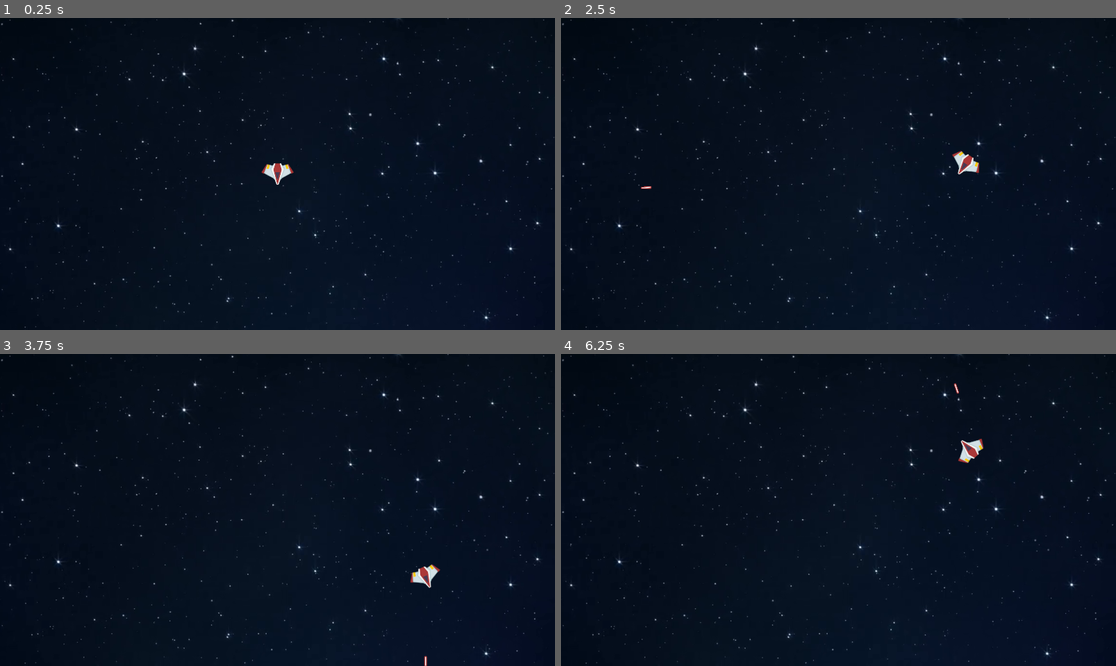
Above: before the commit, frames 1-4 (two rows, left to right).
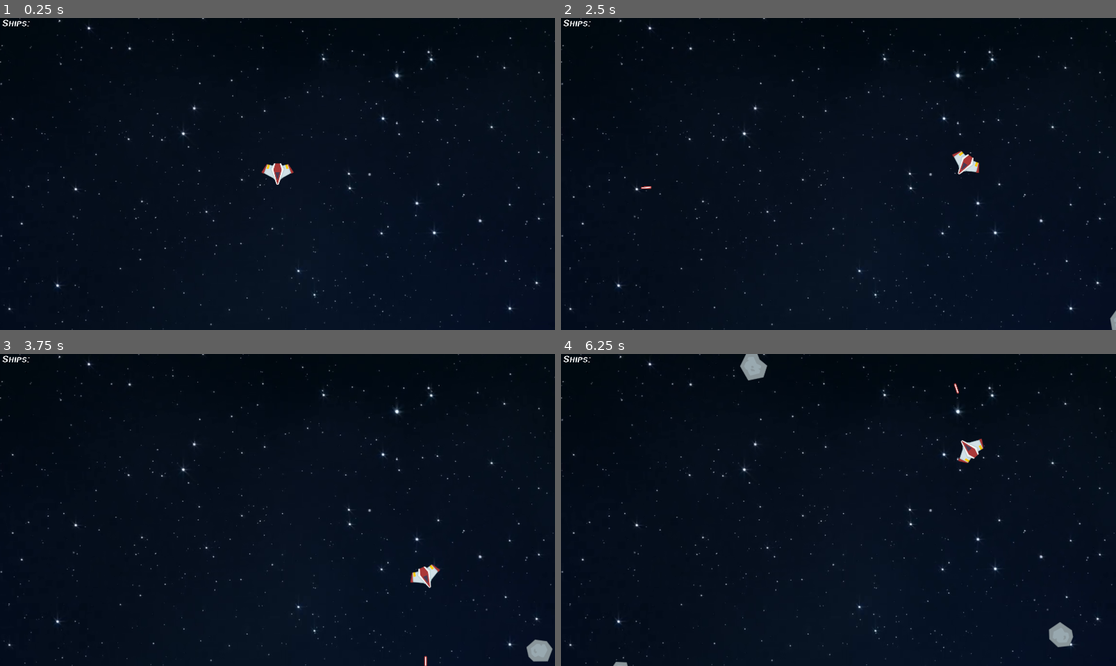
Above: after the commit, the same moments.

Repository: TheScogg/GodotAsteroids
Game: Godot game, scene res://Scenes/Main.tscn
Two runs of this game, one before a commit and one after it. Both use one fixed random seed, a clock stepped at 60 frames per second and the inputs below.
Inputs:
- Up to frame 1 (0.25 s): no input
- Up to frame 2 (2.5 s): tap Enter at 0.5 s; hold Right (ui_right) 0.53-1.28 s; tap Space (ui_select) at 0.77, 1.52 s; hold Down (ui_down) 1.28-2.03 s; hold Right (ui_right) from 2.03 s (still down)
- Up to frame 3 (3.75 s): release Right (ui_right) at 2.78 s; hold Up (ui_up) 2.78-3.53 s; tap Space (ui_select) at 3.02 s; hold Left (ui_left) from 3.53 s (still down)
- Up to frame 4 (6.25 s): tap Space (ui_select) at 3.77, 4.52, 6.02 s; release Left (ui_left) at 5.03 s; hold Down (ui_down) 5.03-5.78 s; hold Right (ui_right) from 5.78 s (still down)

The runs differ from the first frame. In frame 1, 1.4% of the frame differs, in the area x 0-100%, y 0-100%; in frame 2, 1.4%; in frame 3, 1.6%; in frame 4, 2.0%.
Error before the commit: Attempt to call function 'get_child' in base 'null instance' on a null instance. (res://Scenes/anAsteroid.gd:20)

Commit message:
bullet explosion animations and signals

Diff:
--- a/Scenes/AsteroidSpawn - Copy.gd
+++ b/Scenes/AsteroidSpawn - Copy.gd
@@ -39,7 +39,7 @@
 		asteroid.connect("body_entered", asteroid, "_body_entered")
 		asteroid.connect("makeMedium", self, "_make_medium")
 		asteroid.connect("makeSmall", self, "_make_small")
-		asteroid.connect("playerHit", player, "_player_hit")
+#		asteroid.connect("playerHit", player, "_player_hit")
 
 		#A) Add asteroid to follow path and follow path to path2D to bring asteroids in from outside the screen
 		if (size == "Big"):
--- a/Scenes/AsteroidSpawn.gd
+++ b/Scenes/AsteroidSpawn.gd
@@ -1,8 +1,9 @@
 extends Node2D
 
-var scn_asteroids = preload("res://Scenes/Asteroids.tscn")
+var scn_asteroids = preload("res://Scenes/Asteroids.tscn") #Asteroids.gd
 var anAsteroidCode = preload("res://Scenes/anAsteroid.gd")
-var player = preload("res://Scenes/Player.tscn")
+#var player = preload("res://Scenes/Player.tscn")
+#var main = preload("res://Scenes/Main.tscn")
 var asteroid
 
 #var scn_explosion = preload("res://Scenes/Explosion.tscn")
@@ -16,19 +17,15 @@
 
 
 func _ready():
-	player = player.instance()
-	#AsteroidSpawn
-
 	set_process(true)
 
 func _process(delta):
 	pass
 
+func create(size, asteroidPos, howMany):
 
-func create(size, asteroidPos, howMany):
-	print (asteroidPos)
 	for i in range(howMany):
-		asteroid = scn_asteroids.instance()
+		asteroid = scn_asteroids.instance() #Asteroids.gd
 		asteroid = asteroid.spawnAsteroid(size)
 
 		asteroid.global_position = asteroidPos
@@ -36,10 +33,10 @@
 
 
 		#Signal Lists
-		asteroid.connect("body_entered", asteroid, "_body_entered")
+
 		asteroid.connect("makeMedium", self, "_make_medium")
 		asteroid.connect("makeSmall", self, "_make_small")
-		asteroid.connect("playerHit", player, "_player_hit")
+#		asteroid.connect("playerHit", player, "_player_hit")
 
 		#A) Add asteroid to follow path and follow path to path2D to bring asteroids in from outside the screen
 		if (size == "Big"):
@@ -55,6 +52,9 @@
 
 
 
+
+
+
 func _make_big(asteroidPos):
 	create("Big", asteroidPos, 1)
 
@@ -66,7 +66,7 @@
 
 #Create asteroid path and Area2d / Sprite subnodes every time TimerAsteroid expires
 func _on_TimerAsteroid_timeout():
-	print ("Total Asteroids Left: ",totalAsteroids)
+
 	if (totalAsteroids > 0):
 		create("Big", Vector2(0,0), 1)
 		totalAsteroids -= 1
--- a/Scenes/AsteroidSpawn.tscn
+++ b/Scenes/AsteroidSpawn.tscn
@@ -4,7 +4,7 @@
 [ext_resource path="res://Scenes/Explosion.tscn" type="PackedScene" id=2]
 [ext_resource path="res://Scenes/Path2D.tscn" type="PackedScene" id=3]
 
-[node name="AsteroidSpawn" type="Node2D" index="0"]
+[node name="AsteroidSpawn" type="Node2D"]
 
 script = ExtResource( 1 )
 
--- a/Scenes/Asteroids.tscn
+++ b/Scenes/Asteroids.tscn
@@ -9,7 +9,7 @@
 [ext_resource path="res://Assets/Space shooter assets (300 assets)/PNG/Meteors/meteorGrey_tiny1.png" type="Texture" id=7]
 [ext_resource path="res://Assets/Space shooter assets (300 assets)/PNG/Meteors/meteorGrey_tiny2.png" type="Texture" id=8]
 
-[node name="Asteroids" type="Node2D"]
+[node name="Asteroids" type="Node2D" index="0"]
 
 script = ExtResource( 1 )
 _sections_unfolded = [ "Z" ]
--- a/Scenes/Bullet.gd
+++ b/Scenes/Bullet.gd
@@ -1,20 +1,32 @@
 extends KinematicBody2D
-
+var bulletHitTex = preload("res://Assets/Space shooter assets (300 assets)/PNG/Lasers/laserRed05.png")
 var motion
 var playerPos
 var playerRot
-
+var xTimer
 export var bulletSpeed = 400
 #onready var player = get_parent()
 
 
 
 func _ready():
-
 	motion = Vector2(-sin(rotation), cos(rotation))
-	set_physics_process(true)
+	print(get_node("Sprite").texture)
+	if (get_node("Sprite").texture == bulletHitTex):
+		set_physics_process(true)
+	else:
+		set_physics_process(false)
+		xTimer = Timer.new()
+		self.add_child(xTimer)
+		xTimer.wait_time = .1
+		xTimer.connect("timeout",self,"_on_timer_timeout")
+		xTimer.start()
+#		emit_signal("timeout")
 
 func _physics_process(delta):
 	position = position + (motion * delta * bulletSpeed)
 	if (position.x < 0 || position.x > get_viewport().get_visible_rect().size.x || position.y < 0 || position.y > get_viewport().get_visible_rect().size.y):
 		queue_free()
+
+func _on_timer_timeout():
+	self.queue_free()
--- a/Scenes/Bullet.tscn
+++ b/Scenes/Bullet.tscn
@@ -9,7 +9,7 @@
 radius = 10.0
 height = 20.0
 
-[node name="Bullet" type="KinematicBody2D"]
+[node name="Bullet" type="KinematicBody2D" index="0"]
 
 input_pickable = false
 collision_layer = 2
@@ -22,6 +22,7 @@
 [node name="Sprite" type="Sprite" parent="." index="0"]
 
 texture = ExtResource( 2 )
+_sections_unfolded = [ "Transform" ]
 
 [node name="CollisionShape2D" type="CollisionShape2D" parent="." index="1"]
 
--- a/Scenes/Main.gd
+++ b/Scenes/Main.gd
@@ -1,60 +1,28 @@
-#extends Node2D
-#
-#var scn_asteroids = preload("res://Scenes/Asteroids.tscn")
-#var asteroid
-#var totalAsteroids = 5
-#var asteroidPath2D
-#var asteroidFollowPath
-#var asteroidDictionary = {}
-#var lives = 5
-#
-#
-#func _ready():
-#	asteroidPath2D = get_node("Path2D")
-#	set_physics_process(true)
-#
-#func _physics_process(delta):
-#	move_asteroids(delta)
-#
-#func collision():
-#	for asteroid in asteroidDictionary:
-#		asteroid = asteroidDictionary[asteroid].get_child(0)
-#
-#
-#func move_asteroids(delta):
-#	for asteroid in asteroidDictionary:
-#		asteroid = asteroidDictionary[asteroid].get_child(0)
-#		asteroid.position += Vector2(1,0)
-#		asteroid.rotation += .5 * delta
-#
-#func set_pos_and_trajectory(asteroid):
-#	asteroid = asteroid[asteroidDictionary.size() - 1]
-#	asteroid.set_unit_offset(randf())
-#	asteroid.rotate(rand_range(PI/4, 3 * PI/4))
-#
-#
-#
-##Create asteroid path and Area2d / Sprite subnodes every time TimerAsteroid expires
-#func _on_TimerAsteroid_timeout():
-#	randomize()
-#	if (totalAsteroids > 0):
-#		asteroid = scn_asteroids.instance()
-#		asteroid = asteroid.spawnAsteroid("Big")
-#		asteroid.connect("body_entered", self, "_on_asteroid_player_collide")
-#		asteroid.position = Vector2(0,0)
-#
-#		asteroidFollowPath = PathFollow2D.new()
-#		asteroidFollowPath.set_name("AsteroidPath" + str(asteroidDictionary.size()))
-#		asteroidFollowPath.add_child(asteroid)
-#
-#		$Path2D.add_child(asteroidFollowPath)
-#		asteroidDictionary[asteroidDictionary.size()] = asteroidFollowPath
-#
-#		set_pos_and_trajectory(asteroidDictionary)
-#
-#	totalAsteroids -= 1
-#
-#
-#func _on_asteroid_player_collide( body ):
-#	lives -= 1
-#	$CanvasLayer/Control/RichTextLabel.set_text(str(lives))
+extends Node2D
+
+var LivesLabel
+
+var damageDict = {}
+var lives = 8
+var damage
+
+func _ready():
+	LivesLabel = get_node("CanvasLayer/Control/LivesLabel")
+
+	set_physics_process(true)
+
+
+func _physics_process(delta):
+	pass
+
+
+func _player_hit(size):
+	if (size == "Big"):
+		damage = 1
+	if (size == "Medium"):
+		damage = .5
+	if (size == "Small"):
+		damage = .25
+
+	LivesLabel.text = String(lives)
+	lives = lives - damage
--- a/Scenes/Main.tscn
+++ b/Scenes/Main.tscn
@@ -1,12 +1,23 @@
-[gd_scene load_steps=4 format=2]
+[gd_scene load_steps=7 format=2]
 
-[ext_resource path="res://Assets/moving-through-stars-in-space_-1zccenlb__F0000.png" type="Texture" id=1]
-[ext_resource path="res://Scenes/AsteroidSpawn.tscn" type="PackedScene" id=2]
-[ext_resource path="res://Scenes/Player.tscn" type="PackedScene" id=3]
+[ext_resource path="res://Scenes/Main.gd" type="Script" id=1]
+[ext_resource path="res://Assets/moving-through-stars-in-space_-1zccenlb__F0000.png" type="Texture" id=2]
+[ext_resource path="res://Assets/Fonts/SF Atarian System Extended Italic.ttf" type="DynamicFontData" id=3]
+[ext_resource path="res://Scenes/AsteroidSpawn.tscn" type="PackedScene" id=4]
+[ext_resource path="res://Scenes/Player.tscn" type="PackedScene" id=5]
+
+[sub_resource type="DynamicFont" id=1]
+
+size = 33
+use_mipmaps = false
+use_filter = false
+font_data = ExtResource( 3 )
+_sections_unfolded = [ "Extra Spacing", "Font", "Settings" ]
 
 [node name="Main" type="Node2D"]
 
 z = 1
+script = ExtResource( 1 )
 _sections_unfolded = [ "Visibility", "Z" ]
 
 [node name="CanvasLayer" type="CanvasLayer" parent="." index="0"]
@@ -18,9 +29,9 @@
 
 [node name="spacebg_01" type="Sprite" parent="CanvasLayer" index="0"]
 
-position = Vector2( 1051.74, 569.512 )
+position = Vector2( 1049.02, 776.289 )
 scale = Vector2( 1.66814, 1.66814 )
-texture = ExtResource( 1 )
+texture = ExtResource( 2 )
 region_rect = Rect2( 0, 0, 256, 256 )
 _sections_unfolded = [ "Animation", "Offset", "Region", "Transform" ]
 
@@ -35,32 +46,50 @@
 size_flags_horizontal = 1
 size_flags_vertical = 1
 
-[node name="RichTextLabel" type="RichTextLabel" parent="CanvasLayer/Control" index="0"]
+[node name="LivesLabel" type="Label" parent="CanvasLayer/Control" index="0"]
 
 anchor_left = 0.0
 anchor_top = 0.0
 anchor_right = 0.0
 anchor_bottom = 0.0
-margin_right = 197.0
-margin_bottom = 172.0
+margin_left = 8.0
+margin_top = 11.0
+margin_right = 103.0
+margin_bottom = 31.0
 rect_pivot_offset = Vector2( 0, 0 )
-rect_clip_content = true
-hint_tooltip = "Lives:"
-mouse_filter = 0
+mouse_filter = 2
+size_flags_horizontal = 1
+size_flags_vertical = 4
+custom_fonts/font = SubResource( 1 )
+text = "Ships:"
+percent_visible = 1.0
+lines_skipped = 0
+max_lines_visible = -1
+_sections_unfolded = [ "custom_fonts" ]
+
+[node name="LivesContainer" type="HBoxContainer" parent="CanvasLayer/Control" index="1"]
+
+anchor_left = 0.0
+anchor_top = 0.0
+anchor_right = 0.0
+anchor_bottom = 0.0
+margin_left = 128.0
+margin_right = 290.0
+margin_bottom = 57.0
+rect_pivot_offset = Vector2( 0, 0 )
+mouse_filter = 1
 size_flags_horizontal = 1
 size_flags_vertical = 1
-custom_colors/default_color = Color( 1, 1, 1, 1 )
-bbcode_enabled = false
-bbcode_text = ""
-visible_characters = -1
-percent_visible = 1.0
-override_selected_font_color = false
-_sections_unfolded = [ "BBCode", "Focus", "Grow Direction", "Hint", "Margin", "Mouse", "Rect", "Size Flags", "Theme", "Visibility", "custom_colors", "custom_fonts", "custom_styles" ]
+alignment = 0
+_sections_unfolded = [ "Anchor", "Hint", "Margin", "Rect" ]
 
-[node name="AsteroidSpawn" parent="." index="1" instance=ExtResource( 2 )]
+[node name="AsteroidSpawn" parent="." index="1" instance=ExtResource( 4 )]
 
-[node name="Player" parent="." index="2" instance=ExtResource( 3 )]
+editor/display_folded = true
 
+[node name="Player" parent="." index="2" instance=ExtResource( 5 )]
+
+editor/display_folded = true
 z = 1
 
 
--- a/Scenes/Menu.tscn
+++ b/Scenes/Menu.tscn
@@ -1,6 +1,6 @@
 [gd_scene format=2]
 
-[node name="Menu" type="Node2D" index="0"]
+[node name="Menu" type="Node2D"]
 
 [node name="Control" type="Control" parent="." index="0"]
 
@@ -16,18 +16,36 @@
 size_flags_vertical = 1
 _sections_unfolded = [ "Anchor", "Margin" ]
 
-[node name="Label" type="Label" parent="Control" index="0"]
+[node name="Panel" type="Panel" parent="Control" index="0"]
+
+visible = false
+anchor_left = 0.0
+anchor_top = 0.0
+anchor_right = 0.0
+anchor_bottom = 0.0
+margin_right = 137.0
+margin_bottom = 104.0
+rect_pivot_offset = Vector2( 0, 0 )
+mouse_filter = 0
+size_flags_horizontal = 1
+size_flags_vertical = 1
+
+[node name="Label" type="Label" parent="Control" index="1"]
 
 anchor_left = 0.0
 anchor_top = 0.0
 anchor_right = 0.0
 anchor_bottom = 0.0
-margin_right = 40.0
-margin_bottom = 14.0
+margin_right = 43.0
+margin_bottom = 19.0
 rect_pivot_offset = Vector2( 0, 0 )
 mouse_filter = 2
 size_flags_horizontal = 1
 size_flags_vertical = 4
+custom_colors/font_color = Color( 1, 1, 1, 1 )
+custom_colors/font_color_shadow = Color( 0, 0, 0, 1 )
+text = "Lives"
 percent_visible = 1.0
 lines_skipped = 0
 max_lines_visible = -1
+_sections_unfolded = [ "Anchor", "Grow Direction", "Theme", "custom_colors", "custom_fonts", "custom_styles" ]
--- a/Scenes/Player.gd
+++ b/Scenes/Player.gd
@@ -9,18 +9,23 @@
 var direction
 var velocity
 var canShoot = true
-var lives = 3
-var asteroid
-var engineSprites = []
-var bullet
-onready var bullets = preload("res://Scenes/Bullet.tscn")
-
-func _ready():
+var lives = 50
 
 
 
 
+var engineSprites = []
+var bullet
+onready var bullets = preload("res://Scenes/Bullet.tscn")
+onready var asteroid = preload("res://Scenes/Asteroids.tscn")
+onready var shieldAnimation = get_node("Shield/AnimationShield")
+var hit = false;
 
+func _ready():
+	#/root/Main/AsteroidSpawn/Path2D/@AsteroidPath@3/Big3
+
+
+	print (shieldAnimation)
 	screensize = get_viewport().get_visible_rect().size
 	position = screensize / 2
 	motion = Vector2(0,0)
@@ -60,6 +65,7 @@
 	#Hold shift for tighter turns, deteriorates after use
 	if (Input.is_action_pressed("ui_shift")):
 		SPEED = SPEED * 1.5
+
 	#Drag on ship when throttle is not on
 
 	#If no forward or backwards thrust, turn off thruster sprites and deteriorate velocity
@@ -70,6 +76,9 @@
 
 	#If pressing up, show forward thrusters. Deteriorate if moving backwards, and reverse direction when threshold reached
 	if (Input.is_action_pressed("ui_up")):
+
+
+
 		for i in range(2):
 			engineSprites[i].visible = true
 		if (abs(motion.x) > .04 && abs(motion.y) > .04 && direction == -1):
@@ -106,13 +115,13 @@
 
 	position = position + motion
 
-func playerLives():
+
+
+
+func _player_hit():
 	lives -= 1
 	print (lives)
 
-func _player_hit():
-	print ("Yo you got hit fool")
-	playerLives()
 
 
 
@@ -122,10 +131,6 @@
 	###############################################################################
 
 func _on_Timer_timeout():
-	print (lives)
+
 	canShoot = true
 	$TimerBulletTimeout.start()
-
-
-func _on_Area2D_playerHit():
-	print ("FUCK OFF")
--- a/Scenes/Player.tscn
+++ b/Scenes/Player.tscn
@@ -1,10 +1,32 @@
-[gd_scene load_steps=5 format=2]
+[gd_scene load_steps=9 format=2]
 
 [ext_resource path="res://Scenes/Player.gd" type="Script" id=1]
-[ext_resource path="res://Assets/Space shooter assets (300 assets)/PNG/Effects/fire13.png" type="Texture" id=2]
-[ext_resource path="res://Assets/Space shooter assets (300 assets)/PNG/playerShip2_red.png" type="Texture" id=3]
+[ext_resource path="res://Assets/Space shooter assets (300 assets)/PNG/Effects/shield1.png" type="Texture" id=2]
+[ext_resource path="res://Assets/Space shooter assets (300 assets)/PNG/Effects/shield2.png" type="Texture" id=3]
+[ext_resource path="res://Assets/Space shooter assets (300 assets)/PNG/Effects/shield3.png" type="Texture" id=4]
+[ext_resource path="res://Assets/Space shooter assets (300 assets)/PNG/Effects/fire13.png" type="Texture" id=5]
+[ext_resource path="res://Assets/Space shooter assets (300 assets)/PNG/playerShip2_red.png" type="Texture" id=6]
 
-[sub_resource type="ShaderMaterial" id=1]
+[sub_resource type="Animation" id=1]
+
+resource_name = "shield"
+length = 0.4
+loop = false
+step = 0.1
+tracks/0/type = "value"
+tracks/0/path = NodePath("SpriteShield:texture")
+tracks/0/interp = 1
+tracks/0/loop_wrap = true
+tracks/0/imported = false
+tracks/0/enabled = true
+tracks/0/keys = {
+"times": PoolRealArray( 0, 0.1, 0.2, 0.3, 0.4 ),
+"transitions": PoolRealArray( 1, 1, 1, 1, 1 ),
+"update": 1,
+"values": [ null, ExtResource( 2 ), ExtResource( 3 ), ExtResource( 4 ), null ]
+}
+
+[sub_resource type="ShaderMaterial" id=2]
 
 render_priority = 0
 
@@ -20,66 +42,105 @@
 SPEED = 400
 DETERIORATION = -0.05
 
-[node name="SpriteEngineFL" type="Sprite" parent="." index="0" groups=[
+[node name="Shield" type="Area2D" parent="." index="0"]
+
+input_pickable = true
+gravity_vec = Vector2( 0, 1 )
+gravity = 98.0
+linear_damp = 0.1
+angular_damp = 1.0
+audio_bus_override = false
+audio_bus_name = "Master"
+
+[node name="SpriteShield" type="Sprite" parent="Shield" index="0"]
+
+modulate = Color( 0.867213, 0.871094, 0.374298, 1 )
+_sections_unfolded = [ "Material", "Visibility" ]
+
+[node name="AnimationShield" type="AnimationPlayer" parent="Shield" index="1"]
+
+playback_process_mode = 1
+playback_default_blend_time = 0.0
+root_node = NodePath("..")
+anims/shield = SubResource( 1 )
+playback/active = true
+playback/speed = 1.0
+blend_times = [  ]
+autoplay = ""
+_sections_unfolded = [ "Playback Options" ]
+
+[node name="AnimationShield2" type="AnimationPlayer" parent="Shield" index="2"]
+
+playback_process_mode = 1
+playback_default_blend_time = 0.0
+root_node = NodePath("..")
+anims/shield = SubResource( 1 )
+playback/active = true
+playback/speed = 1.0
+blend_times = [  ]
+autoplay = ""
+_sections_unfolded = [ "Playback Options" ]
+
+[node name="SpriteEngineFL" type="Sprite" parent="." index="1" groups=[
 "Thrusters",
 ]]
 
 visible = false
 position = Vector2( 27.4378, -45.8394 )
 rotation = -0.244346
-texture = ExtResource( 2 )
+texture = ExtResource( 5 )
 flip_h = true
 _sections_unfolded = [ "Animation", "Offset", "Transform", "Visibility" ]
 
-[node name="SpriteThrusterFR" type="Sprite" parent="." index="1" groups=[
+[node name="SpriteThrusterFR" type="Sprite" parent="." index="2" groups=[
 "Thrusters",
 ]]
 
 visible = false
-material = SubResource( 1 )
+material = SubResource( 2 )
 position = Vector2( -26.9326, -45.1401 )
 rotation = 0.244346
-texture = ExtResource( 2 )
+texture = ExtResource( 5 )
 _sections_unfolded = [ "Animation", "Material", "Offset", "Transform", "Visibility", "Z" ]
 
-[node name="SpriteThrusterRL" type="Sprite" parent="." index="2" groups=[
+[node name="SpriteThrusterRL" type="Sprite" parent="." index="3" groups=[
 "Thrusters",
 ]]
 
 position = Vector2( 53.8155, 3.27927 )
 rotation = -0.244346
 scale = Vector2( 1, 0.5 )
-texture = ExtResource( 2 )
+texture = ExtResource( 5 )
 flip_h = true
 flip_v = true
 _sections_unfolded = [ "Animation", "Offset", "Transform", "Visibility" ]
 
-[node name="SpriteThrusterRR" type="Sprite" parent="." index="3" groups=[
+[node name="SpriteThrusterRR" type="Sprite" parent="." index="4" groups=[
 "Thrusters",
 ]]
 
-material = SubResource( 1 )
+material = SubResource( 2 )
 position = Vector2( -52.555, 3.97851 )
 rotation = 0.244346
 scale = Vector2( 1, 0.5 )
-texture = ExtResource( 2 )
+texture = ExtResource( 5 )
 flip_v = true
 _sections_unfolded = [ "Animation", "Material", "Offset", "Transform", "Visibility" ]
 
-[node name="SpriteShip" type="Sprite" parent="." index="4"]
+[node name="SpriteShip" type="Sprite" parent="." index="5"]
 
 rotation = 3.14159
-texture = ExtResource( 3 )
+texture = ExtResource( 6 )
 _sections_unfolded = [ "Animation", "Transform", "Z" ]
 
-[node name="TimerBulletTimeout" type="Timer" parent="." index="5"]
+[node name="TimerBulletTimeout" type="Timer" parent="." index="6"]
 
 process_mode = 1
 wait_time = 0.1
 one_shot = false
 autostart = false
 
-[node name="CollisionPolygon2D" type="CollisionPolygon2D" parent="." index="6"]
+[node name="CollisionPolygon2D" type="CollisionPolygon2D" parent="." index="7"]
 
 position = Vector2( 0.174805, 0.174866 )
 build_mode = 0
--- a/Scenes/anAsteroid.gd
+++ b/Scenes/anAsteroid.gd
@@ -1,7 +1,11 @@
 extends Area2D
 
+#var player = preload("res://Scenes/Player.tscn")
+var player
+var main
 
 var scn_explosion = preload("res://Scenes/Explosion.tscn")
+var bullet = preload("res://Scenes/Bullet.tscn")
 var explosion
 var bulletHitTex = preload("res://Assets/Space shooter assets (300 assets)/PNG/Lasers/laserRed11.png")
 
@@ -11,23 +15,35 @@
 var screensize
 var timer
 
+var size
+var sizes = ["Big", "Medium", "Small"]
 var timerKillBullet
 signal makeMedium
 signal makeSmall
 signal playerHit
 
 func _ready():
-	explosion = get_tree().get_root().get_child(0).get_node("AsteroidSpawn/Explosions").get_child(0)
 	screensize = get_viewport().get_visible_rect().size
+
+	makeConnections()
 	startContainTimer()
 	set_pos_and_trajectory()
 	set_physics_process(true)
 
-
+	add_to_group("Asteroids")
 
 func _physics_process(delta):
 	contain()
 	move_asteroids(delta)
+
+func makeConnections():
+	player = (get_tree().get_root().get_node("Main/Player"))
+	main = (get_tree().get_root().get_node("Main"))
+	print ("main is ", main.get_name())
+
+	self.connect("body_entered", self, "_body_entered")
+	self.connect("playerHit", main, "_player_hit")
+	explosion = get_tree().get_root().get_node("Main/AsteroidSpawn/Explosions").get_child(0)
 
 
 ################BEGIN ASTEROID CONTAINMENT CODE############################
@@ -95,36 +111,48 @@
 
 ############################BEGIN COLLISION CODE############################
 ############################################################################
-func _player_hit():
-	print ("Playerr pdsajljdkfjk")
+func bulletHit(body):
+	hits += 1
+#		explosion = scn_explosion.instance()
+#	if body.get_name().match("Bullet"):
+	var bulletHit = bullet.instance()
+	bulletHit.position = body.position
+	bulletHit.get_node("Sprite").set_texture(bulletHitTex)
+	bulletHit.get_node("Sprite").scale = Vector2(.5,.5)
+	get_tree().get_root().get_node("Main").add_child(bulletHit)
 
+#		body.get_node("Sprite").set_texture(bulletHitTex)
+	body.queue_free()
+
+	if (self.get_name().find("Big") != -1 && hits == 5):
+		# Spawn 2 medium asteroids after destroying large asteroid, find and play explosion animation
+		emit_signal("makeMedium", self.global_position)
+		explosion.position = self.global_position
+		explosion.get_node("AnimationExplosion").play("explode")
+		self.queue_free()
+
+	elif (self.get_name().find("Medium") != -1 && hits == 5):
+		emit_signal("makeSmall", self.global_position)
+		explosion.position = self.global_position
+		explosion.get_node("AnimationExplosion").play("explodeMedium")
+		self.queue_free()
+	elif (self.get_name().find("Small") != -1 && hits == 5):
+		explosion.position = self.global_position
+		explosion.get_node("AnimationExplosion").play("explodeSmall")
+		self.queue_free()
+
+func playerHit(body):
+	for i in sizes:
+		if (self.get_name().find(i) != -1):
+			size = i
+
+	emit_signal("playerHit", size)
 
 func _body_entered( body ):
 	if (body.get_name().find("Bullet") != -1):
-		hits += 1
-#		explosion = scn_explosion.instance()
-	#	if body.get_name().match("Bullet"):
-		body.get_node("Sprite").set_texture(bulletHitTex)
-
-
-		if (self.get_name().find("Big") != -1 && hits == 5):
-			# Spawn 2 medium asteroids after destroying large asteroid, find and play explosion animation
-			emit_signal("makeMedium", self.global_position)
-			explosion.position = self.global_position
-			explosion.get_node("AnimationExplosion").play("explode")
-			self.queue_free()
-			print (OS.get_datetime().minute)
-		elif (self.get_name().find("Medium") != -1 && hits == 5):
-			emit_signal("makeSmall", self.global_position)
-			explosion.position = self.global_position
-			explosion.get_node("AnimationExplosion").play("explodeMedium")
-			self.queue_free()
-		elif (self.get_name().find("Small") != -1 && hits == 5):
-			explosion.position = self.global_position
-			explosion.get_node("AnimationExplosion").play("explodeSmall")
-			self.queue_free()
+		bulletHit(body)
 
 	elif (body.get_name().find("Player") != -1):
-		emit_signal("playerHit")
+		playerHit(body)
 ############################################################################
 ############################END COLLISION CODE##############################
--- /dev/null
+++ b/Scenes/global.gd
@@ -0,0 +1,3 @@
+extends Node
+
+var lives = 10
--- a/project.godot
+++ b/project.godot
@@ -14,6 +14,10 @@
 run/main_scene="res://Scenes/Main.tscn"
 config/icon="res://icon.png"
 
+[autoload]
+
+global="*res://Scenes/global.gd"
+
 [display]
 
 window/size/width=1920
Not shown, added: Assets/Fonts/Readme.txt
Binary file added: Assets/Fonts/SF Atarian System Bold Italic.ttf
Binary file added: Assets/Fonts/SF Atarian System Bold.ttf
Binary file added: Assets/Fonts/SF Atarian System Extended Bold Italic.ttf
Binary file added: Assets/Fonts/SF Atarian System Extended Bold.ttf
Binary file added: Assets/Fonts/SF Atarian System Extended Italic.ttf
Binary file added: Assets/Fonts/SF Atarian System Extended.ttf
Binary file added: Assets/Fonts/SF Atarian System Italic.ttf
Binary file added: Assets/Fonts/SF Atarian System Sample.jpg
Not shown, added: Assets/Fonts/SF Atarian System Sample.jpg.import
Binary file added: Assets/Fonts/SF Atarian System.ttf
